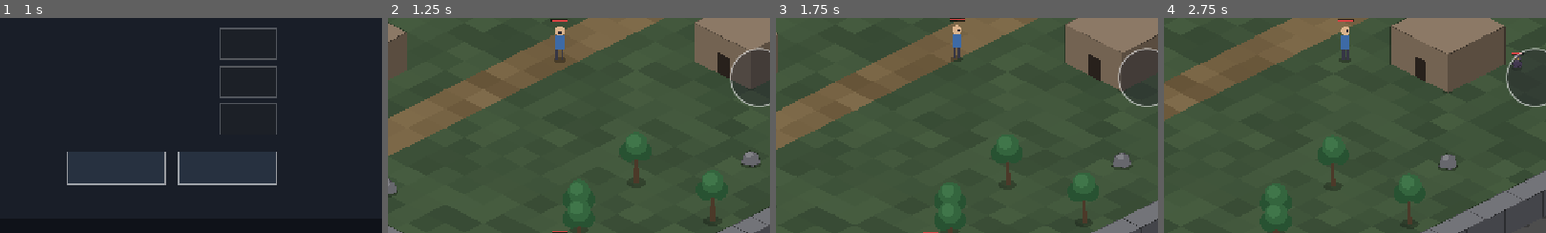
Above: before the commit, frames 1-4 (left to right).
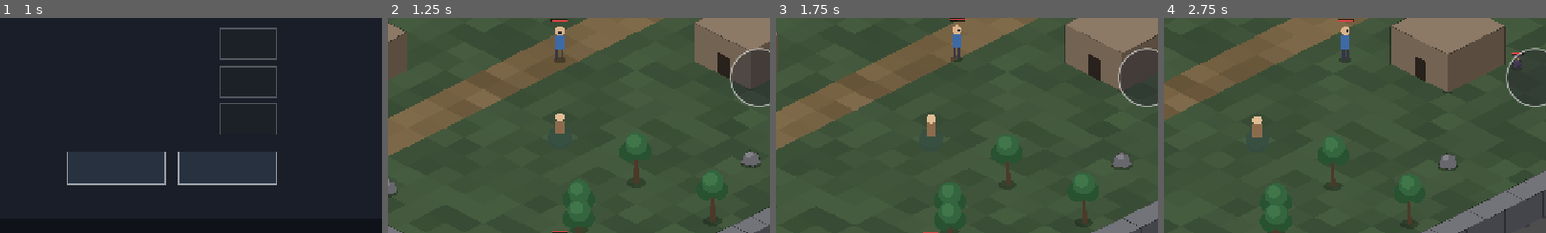
Above: after the commit, the same moments.

Repository: gbcmikeblue/game_qy2
Game: Godot game, scene res://scenes/ui/main_menu.tscn
Two runs of this game, one before a commit and one after it. Both use one fixed random seed, a clock stepped at 60 frames per second and the inputs below.
Inputs (mouse positions are % of the whole screen's width and height, from its top left):
- Up to frame 1 (1 s): tap Enter at 0.5 s; drag from (50, 35) to (60, 28) at 0.52 s
- Up to frame 2 (1.25 s): no input
- Up to frame 3 (1.75 s): drag from (13, 76) to (45, 70) at 1.27 s
- Up to frame 4 (2.75 s): move the mouse to (87, 77) at 2.02 s; hold D (move_right) from 2.03 s (still down); tap I at 2.1 s; click (87, 77) at 2.17 s
The pictures show only the part of the screen within x 28-78%, y 46-96%; the shares and areas given below are measured in that part.

Frame 1 is identical in both runs. In frame 2, 0.2% of the frame differs, in the area x 43-47%, y 44-54%; in frame 3, 0.2%; in frame 4, 0.3%, in the area x 23-26%, y 45-56%.

Commit message:
NPC 台词随任务状态变化 + 拆成多种 NPC
NpcNode 新增 dialogue_states（idle/active/turn_in）与 current_dialogue_key()：有可交付说交付话、有进行中催进度、否则招呼；面板每次刷新都向 NPC 取当前台词，接取/交付后立刻换口。商人改为只卖货（quest_giver=false），两张地图各新增一个只发任务的村长（无商店）。

对话面板与地图构建适配：NPC 数据支持 dialogue_states，shop 缺省为空表示没有交易入口。

stage_c_check 改为按角色分类断言（giver/seller），覆盖「村长只有任务/离开」「商人只有交易/离开、点不到任务」「接取→进行中台词→达标→可交付台词→交付发奖」；8 套 781 条全绿（stage_c 235）。

Diff:
--- a/data/i18n/en.json
+++ b/data/i18n/en.json
@@ -33,11 +33,17 @@
   "dialogue.turned_in": "Turned in: %s",
   "dialogue.no_quest": "No quest available",
   "npc.merchant.dialogue": "Take a look, all good stuff. Clear a few beasts for me and I will pay.",
+  "npc.merchant.dialogue.active": "Not done yet? Those beasts bite me, not the ground.",
+  "npc.merchant.dialogue.turn_in": "Back already? Cleaned them out? Then take your pay.",
   "quest.wolf_hunt.title": "Wolf Hunt",
   "quest.boar_hunt.title": "Boar Trouble",
   "quest.bat_hunt.title": "Cave Cleanup",
 
   "npc.merchant.name": "Merchant",
+  "npc.elder.name": "Elder",
+  "npc.elder.dialogue": "The beasts have been coming down from the hills. If you are willing, I have work.",
+  "npc.elder.dialogue.active": "Not finished yet? Take your time, do not get yourself killed.",
+  "npc.elder.dialogue.turn_in": "You look dusty. Done, then? Here is your pay.",
   "menu.new_game": "NEW GAME",
   "menu.load_title": "LOAD GAME",
   "menu.quit": "QUIT",
--- a/data/i18n/zh.json
+++ b/data/i18n/zh.json
@@ -33,11 +33,17 @@
   "dialogue.turned_in": "已交付：%s",
   "dialogue.no_quest": "暂时没有可接的任务",
   "npc.merchant.dialogue": "看看吧，都是好东西。要是有力气帮我清几只野兽，我也给赏钱。",
+  "npc.merchant.dialogue.active": "活儿还没干完吧？野地里的东西不咬人，可它们咬我。",
+  "npc.merchant.dialogue.turn_in": "回来了？东西清干净了就把赏钱拿去。",
   "quest.wolf_hunt.title": "猎狼",
   "quest.boar_hunt.title": "野猪之患",
   "quest.bat_hunt.title": "洞穴清剿",
 
   "npc.merchant.name": "商人",
+  "npc.elder.name": "村长",
+  "npc.elder.dialogue": "村里最近不太平，野兽都下山了。愿意帮忙的话，我这有几件差事。",
+  "npc.elder.dialogue.active": "还没清完？慢慢来，别把自己搭进去。",
+  "npc.elder.dialogue.turn_in": "看你这一身尘土，事儿办妥了吧？来，赏钱拿着。",
   "menu.new_game": "新游戏",
   "menu.load_title": "读取存档",
   "menu.quit": "退出",
--- a/data/maps/test_map_01.json
+++ b/data/maps/test_map_01.json
@@ -5,7 +5,8 @@
   "road_u": [15, 16],
   "player_spawn": [16, 16],
   "npcs": [
-    { "u": 6, "v": 12, "shop": "basic", "name_key": "npc.merchant.name", "dialogue": "npc.merchant.dialogue", "quest_giver": true }
+    { "u": 6, "v": 12, "shop": "basic", "name_key": "npc.merchant.name", "dialogue": "npc.merchant.dialogue" },
+    { "u": 20, "v": 20, "name_key": "npc.elder.name", "dialogue": "npc.elder.dialogue", "dialogue_states": { "active": "npc.elder.dialogue.active", "turn_in": "npc.elder.dialogue.turn_in" }, "quest_giver": true }
   ],
   "portals": [
     { "u": 16, "v": 3, "target": "test_map_02", "tu": 10, "tv": 14 }
--- a/data/maps/test_map_02.json
+++ b/data/maps/test_map_02.json
@@ -5,7 +5,8 @@
   "road_u": [9, 10],
   "player_spawn": [10, 10],
   "npcs": [
-    { "u": 4, "v": 8, "shop": "basic", "name_key": "npc.merchant.name", "dialogue": "npc.merchant.dialogue", "quest_giver": true }
+    { "u": 4, "v": 8, "shop": "basic", "name_key": "npc.merchant.name", "dialogue": "npc.merchant.dialogue" },
+    { "u": 14, "v": 14, "name_key": "npc.elder.name", "dialogue": "npc.elder.dialogue", "dialogue_states": { "active": "npc.elder.dialogue.active", "turn_in": "npc.elder.dialogue.turn_in" }, "quest_giver": true }
   ],
   "portals": [
     { "u": 10, "v": 12, "target": "test_map_01", "tu": 16, "tv": 5 }
--- a/scripts/maps/npc_node.gd
+++ b/scripts/maps/npc_node.gd
@@ -19,16 +19,20 @@
 var display_name_key := "npc.merchant.name"
 ## 对话台词 key（对话框正文）；空则用通用台词。
 var dialogue_key := ""
-## 是否发布任务（对话框据此显示「接取 / 交付」）。
+## 是否发布任务（对话框据此显示「任务」入口）。
 var quest_giver := false
+## 分状态台词：idle / active / turn_in；缺省回落到 dialogue_key。
+var dialogue_states: Dictionary = {}
 
 
-func setup(p_shop_id: StringName, p_name_key: String, p_dialogue_key := "", p_quest_giver := false) -> void:
+func setup(p_shop_id: StringName, p_name_key: String, p_dialogue_key := "", p_quest_giver := false,
+		p_dialogue_states: Dictionary = {}) -> void:
 	shop_id = p_shop_id
 	if not p_name_key.is_empty():
 		display_name_key = p_name_key
 	dialogue_key = p_dialogue_key
 	quest_giver = p_quest_giver
+	dialogue_states = p_dialogue_states
 	queue_redraw()
 
 
@@ -38,6 +42,21 @@
 
 func get_target_kind() -> String:
 	return kind
+
+
+## 当前该说哪句：有可交付 → turn_in；有进行中 → active；否则 idle。
+## 只对任务发布者生效，普通商人永远说 dialogue_key。
+func current_dialogue_key() -> String:
+	if quest_giver:
+		var state := "idle"
+		if not QuestService.turn_in_quests().is_empty():
+			state = "turn_in"
+		elif not QuestService.active_id.is_empty():
+			state = "active"
+		var key := String(dialogue_states.get(state, ""))
+		if not key.is_empty():
+			return key
+	return dialogue_key
 
 
 func is_player_near() -> bool:
--- a/scripts/maps/test_map.gd
+++ b/scripts/maps/test_map.gd
@@ -140,8 +140,10 @@
 func _build_npcs() -> void:
 	for entry: Dictionary in _npc_defs:
 		var npc := NpcNode.new()
-		npc.setup(StringName(String(entry.get("shop", "basic"))), String(entry.get("name_key", "")),
-				String(entry.get("dialogue", "")), bool(entry.get("quest_giver", false)))
+		var states: Variant = entry.get("dialogue_states", {})
+		npc.setup(StringName(String(entry.get("shop", ""))), String(entry.get("name_key", "")),
+				String(entry.get("dialogue", "")), bool(entry.get("quest_giver", false)),
+				states as Dictionary if typeof(states) == TYPE_DICTIONARY else {})
 		npc.position = Iso.grid_to_world(Vector2i(int(entry.get("u", 0)), int(entry.get("v", 0))))
 		_entities.add_child(npc)
 
--- a/scripts/ui/dialogue_panel.gd
+++ b/scripts/ui/dialogue_panel.gd
@@ -159,6 +159,11 @@
 	var name_key := speaker_name_key if not speaker_name_key.is_empty() else "npc.merchant.name"
 	_name_label.text = Locale.t(name_key)
 	var body := dialogue_key if not dialogue_key.is_empty() else "dialogue.default"
+	# 任务发布者的台词随状态变化（未接 / 进行中 / 可交付），实时向 NPC 取。
+	if npc != null and is_instance_valid(npc) and npc.has_method("current_dialogue_key"):
+		var live := String(npc.current_dialogue_key())
+		if not live.is_empty():
+			body = live
 	_body_label.text = Locale.t(body)
 
 
@@ -263,6 +268,8 @@
 
 ## 任务进度变化（例如在对话中交付后）也要刷新按钮可用性。
 func _on_quest_changed(_quest_id: String, _current: int, _required: int) -> void:
+	# 接取/交付会同时改变台词与按钮，两样都要刷。
+	_refresh_texts()
 	_refresh_actions()
 
 
--- a/tests/stage_c_check.gd
+++ b/tests/stage_c_check.gd
@@ -804,13 +804,28 @@
 	for node: Node in game.map.get_entity_root().get_children():
 		if node is NpcNode:
 			npcs.append(node)
-	_check(npcs.size() == 1, "test_map_01 有 1 个 NPC（实际 %d）" % npcs.size())
-	if npcs.is_empty():
+	_check(npcs.size() == 2, "test_map_01 有 2 个 NPC（实际 %d）" % npcs.size())
+	if npcs.size() < 2:
 		remove_child(game)
 		game.queue_free()
 		return
 
-	var npc := npcs[0] as NpcNode
+	# 一个只发任务（村长，无商店），一个只卖货（商人，不发任务）。
+	var giver: NpcNode = null
+	var seller: NpcNode = null
+	for node: Node in npcs:
+		var npc_node := node as NpcNode
+		if npc_node.quest_giver:
+			giver = npc_node
+		elif npc_node.shop_id != &"":
+			seller = npc_node
+	_check(giver != null and seller != null, "地图里同时存在任务发布者与商人")
+	if giver == null or seller == null:
+		remove_child(game)
+		game.queue_free()
+		return
+
+	var npc := giver
 	var hero = GameManager.player
 
 	# 远处：不可交互，主操作仍是攻击
@@ -837,10 +852,11 @@
 	_check(dialogue != null and is_instance_valid(dialogue), "交互后打开了对话面板")
 	if dialogue != null and is_instance_valid(dialogue):
 		_check(not dialogue.body_text().is_empty(), "对话面板有台词（%s）" % dialogue.body_text())
-		_check(dialogue.action_at(0) == "trade", "第一个动作是交易（%s）" % dialogue.action_at(0))
+		# 村长没有商店：只有「任务 / 离开」
+		_check(dialogue.action_at(0) == "quests", "任务发布者第一个动作是任务（%s）" % dialogue.action_at(0))
+		_check(dialogue.action_count() == 2, "任务发布者没有交易入口（%d 个动作）" % dialogue.action_count())
 		_check(dialogue.action_at(dialogue.action_count() - 1) == "leave",
 				"最后一个动作是离开（%s）" % dialogue.action_at(dialogue.action_count() - 1))
-		_check(dialogue.action_at(1) == "quests", "商人兼发任务，第二个动作是任务列表（%s）" % dialogue.action_at(1))
 
 		# 进任务列表：3 条可接 + 返回，玩家自己选（不再默认取第一条）
 		_check(dialogue.press_action("quests"), "点任务进入列表")
@@ -852,14 +868,23 @@
 				"列表最后是返回（%s）" % dialogue.action_at(dialogue.action_count() - 1))
 
 		# 选第二条（野猪），验证「选谁就接谁」
+		var idle_text: String = dialogue.body_text()
 		_check(dialogue.press_action("accept:quest_boar_hunt"), "选接野猪任务")
 		_check(QuestService.active_id == "quest_boar_hunt",
 				"接取的是被点的那条（%s）" % QuestService.active_id)
+		_check(dialogue.body_text() == Locale.t("npc.elder.dialogue.active"),
+				"接取后台词切到「进行中」（%s）" % dialogue.body_text())
+		_check(idle_text != dialogue.body_text(), "台词确实随状态变化过")
 		_check(dialogue.action_at(dialogue.action_count() - 1) == "leave",
 				"接取后回到主菜单（%s）" % dialogue.action_at(dialogue.action_count() - 1))
 
 		# 达标后列表顶部出现「交付」，点它就结算发奖
 		QuestService.progress["quest_boar_hunt"] = QuestService.current_required()
+		# 直接改进度不会发信号，这里手动广播一次，模拟「击杀达标瞬间」。
+		EventBus.quest_updated.emit("quest_boar_hunt", QuestService.current_required(),
+				QuestService.current_required())
+		_check(dialogue.body_text() == Locale.t("npc.elder.dialogue.turn_in"),
+				"达标后台词切到「可交付」（%s）" % dialogue.body_text())
 		_check(dialogue.press_action("quests"), "再次进入任务列表")
 		_check(dialogue.action_at(0) == "turn_in:quest_boar_hunt",
 				"达标任务排在最前（%s）" % dialogue.action_at(0))
@@ -869,8 +894,27 @@
 		_check(InventoryService.gold > gold_before,
 				"交付发放奖励（%d → %d）" % [gold_before, InventoryService.gold])
 
+		# 村长没有交易入口，直接关掉
+		dialogue.close_panel()
+		await get_tree().process_frame
+
+	# 商人：只有「交易 / 离开」，没有任务入口
+	hero.global_position = seller.global_position + Vector2(20.0, 0.0)
+	await get_tree().physics_frame
+	hero.perform_action()
+	await get_tree().process_frame
+	var seller_dialogue = game._dialogue_panel
+	_check(seller_dialogue != null and is_instance_valid(seller_dialogue), "靠近商人也能开对话")
+	if seller_dialogue != null and is_instance_valid(seller_dialogue):
+		_check(seller_dialogue.action_at(0) == "trade",
+				"商人第一个动作是交易（%s）" % seller_dialogue.action_at(0))
+		_check(seller_dialogue.action_at(seller_dialogue.action_count() - 1) == "leave",
+				"商人没有任务入口，末项是离开（%s）"
+						% seller_dialogue.action_at(seller_dialogue.action_count() - 1))
+		_check(not seller_dialogue.press_action("quests"), "商人点不到任务列表")
+
 		# 点交易 → 关对话 + 开商店面板（落在商店页）
-		_check(dialogue.press_action("trade"), "点交易")
+		_check(seller_dialogue.press_action("trade"), "点交易")
 		await get_tree().process_frame
 		var shop_panel = game._shop_panel
 		_check(shop_panel != null and is_instance_valid(shop_panel), "交易后打开了商店面板")
